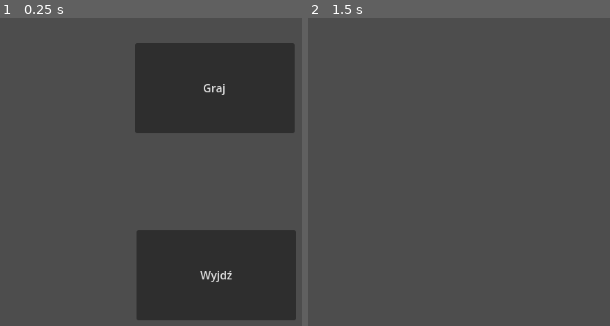
Above: before the commit, frames 1-2 (left to right).
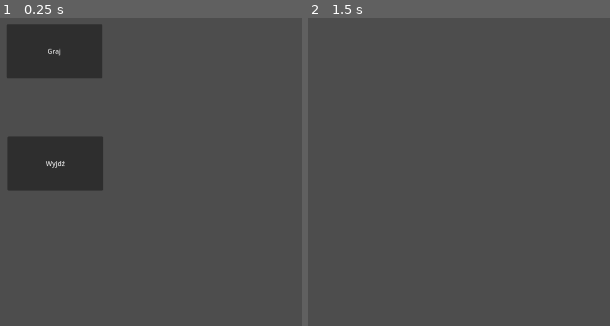
Above: after the commit, the same moments.

Repository: SonSku/CriticalFailureOr1Place
Game: Godot game, scene res://Scenes/intro.tscn
The game is run twice, just before and just after one commit, with the same random seed, the same clock (stepped at 60 frames per second) and the same inputs.
Inputs:
- Up to frame 1 (0.25 s): no input
- Up to frame 2 (1.5 s): click "Graj" at 0.5 s; tap Enter at 1.25 s

The runs differ from the first frame. In frame 1, 41% of the frame differs, in the area x 2-99%, y 2-99%; in frame 2, nothing differs.

Commit message:
added skeleton scene and changed resolution

Diff:
--- /dev/null
+++ b/placeholder/Scenes/skeleton.tscn
@@ -0,0 +1,8 @@
+[gd_scene load_steps=2 format=3 uid="uid://ck6wme2v28727"]
+
+[sub_resource type="SpriteFrames" id="SpriteFrames_yw53m"]
+
+[node name="Skeleton" type="CharacterBody2D"]
+
+[node name="AnimatedSprite2D" type="AnimatedSprite2D" parent="."]
+sprite_frames = SubResource("SpriteFrames_yw53m")
--- a/placeholder/project.godot
+++ b/placeholder/project.godot
@@ -15,6 +15,11 @@
 config/features=PackedStringArray("4.3", "GL Compatibility")
 config/icon="res://icon.svg"
 
+[display]
+
+window/size/viewport_width=1920
+window/size/viewport_height=1080
+
 [rendering]
 
 renderer/rendering_method="gl_compatibility"
